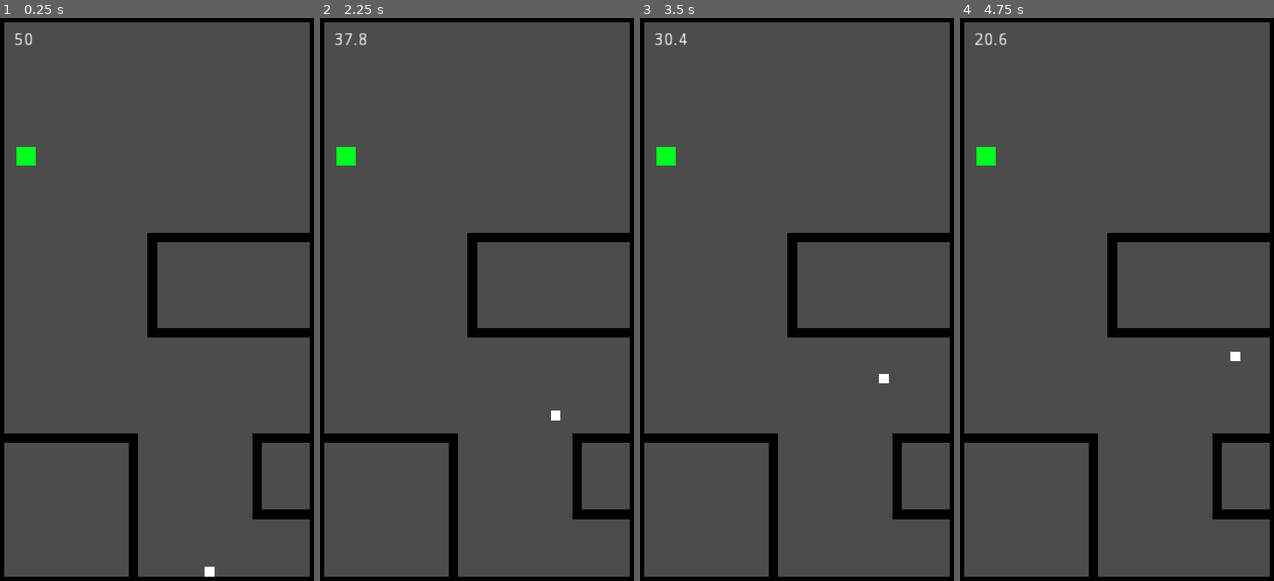
Above: before the commit, frames 1-4 (left to right).
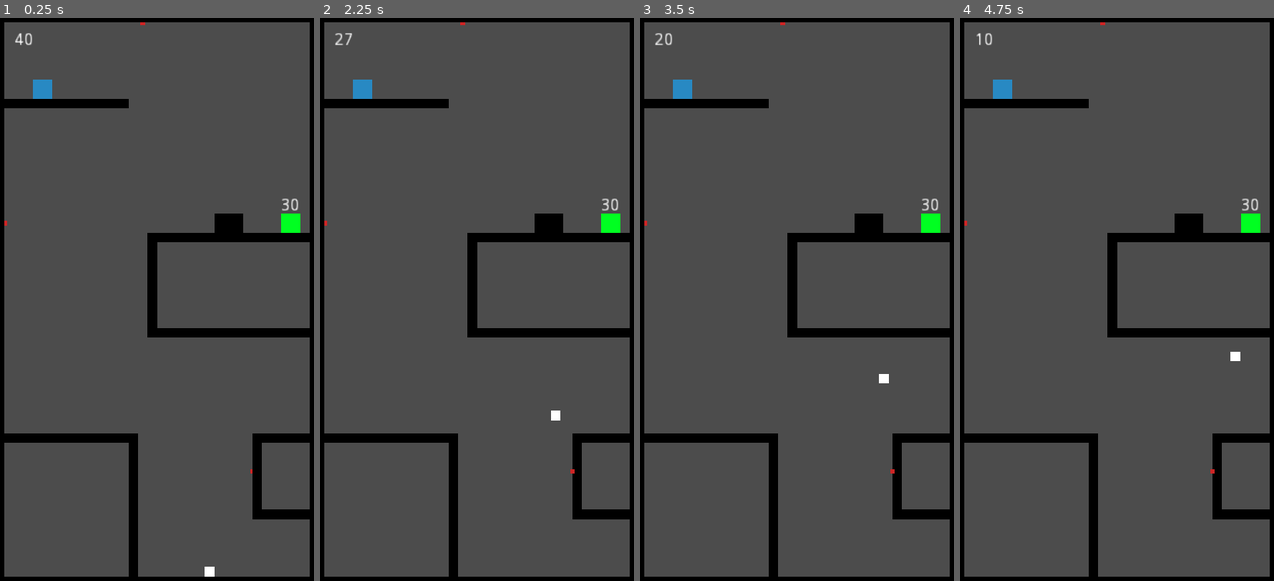
Above: after the commit, the same moments.

Repository: fijaniques/StarMan
Game: Godot game, scene res://Stages/BaseStage.tscn
Two runs of this game, one before a commit and one after it. Both use one fixed random seed, a clock stepped at 60 frames per second and the inputs below.
Inputs (mouse positions are in pixels of both pictures, inside the frame that each line leads up to):
- Up to frame 1 (0.25 s): no input
- Up to frame 2 (2.25 s): tap Enter at 0.5 s; move the mouse to (546, 271) at 0.52 s; press the mouse at (546, 271) at 0.53 s; move the mouse to (411, 327) at 1.27 s; release the mouse at (411, 327) at 1.28 s; click (411, 327) at 1.35 s; move the mouse to (508, 175) at 2.02 s; press the mouse at (508, 175) at 2.03 s
- Up to frame 3 (3.5 s): move the mouse to (781, 412) at 2.77 s; release the mouse at (781, 412) at 2.78 s; click (781, 412) at 2.85 s
- Up to frame 4 (4.75 s): tap Space at 3.5 s; move the mouse to (1211, 383) at 3.52 s; press the mouse at (1211, 383) at 3.53 s; move the mouse to (1019, 215) at 4.27 s; release the mouse at (1019, 215) at 4.28 s; click (1019, 215) at 4.35 s

The runs differ from the first frame. In frame 1, 1.7% of the frame differs, in the area x 1-96%, y 0-81%; in frame 2, 1.8%; in frame 3, 1.7%; in frame 4, 1.8%.

Commit message:
added laser system, hp system, showing fuel above pump

Diff:
--- a/Entities/Character/Character.gd
+++ b/Entities/Character/Character.gd
@@ -2,6 +2,7 @@
 
 const UP = Vector2.UP
 onready var Pos2d = get_tree().current_scene.get_node("GUI/Position")
+var laser = preload("res://Entities/Traps/Laser/Laser.tscn")
 
 #MOVEMENT
 var gravity : float = 1000
@@ -10,6 +11,7 @@
 var flySpeed : float = -500
 var jumpForce : float = -500
 var velocity = Vector2.ZERO
+var hp : int = 1
 
 var hVelocity : float = 0
 
@@ -18,7 +20,7 @@
 
 #FUEL
 var fuel : float
-var maxFuel : float = 50
+var maxFuel : float = 40
 
 func _ready():
 	fuel = maxFuel
@@ -28,6 +30,7 @@
 	_fly()
 	_jump()
 	_touch_input()
+	_handle_hp()
 
 func _motion(delta : float):
 	velocity.x = (touchPos.x / 200) * speed
@@ -58,3 +61,14 @@
 	else:
 		touching = false
 		touchPos.x = 0
+
+func _handle_hp():
+	if(hp <= 0):
+		get_tree().reload_current_scene()
+
+func _on_PlayerArea_area_entered(area):
+	if(area.is_in_group("Traps")):
+		hp -= 1
+
+	if(area.name == "Exit"):
+		get_tree().reload_current_scene()
--- a/Entities/Character/Character.tscn
+++ b/Entities/Character/Character.tscn
@@ -9,7 +9,7 @@
 [sub_resource type="RectangleShape2D" id=2]
 extents = Vector2( 16, 16 )
 
-[node name="Character" type="KinematicBody2D"]
+[node name="Character" type="KinematicBody2D" groups=["Character"]]
 collision_mask = 2
 script = ExtResource( 2 )
 
@@ -19,7 +19,9 @@
 [node name="CollisionShape2D" type="CollisionShape2D" parent="."]
 shape = SubResource( 1 )
 
-[node name="Area2D" type="Area2D" parent="."]
+[node name="PlayerArea" type="Area2D" parent="."]
 
-[node name="CollisionShape2D" type="CollisionShape2D" parent="Area2D"]
+[node name="CollisionShape2D" type="CollisionShape2D" parent="PlayerArea"]
 shape = SubResource( 2 )
+
+[connection signal="area_entered" from="PlayerArea" to="." method="_on_PlayerArea_area_entered"]
--- a/Entities/Objects/FuePump/FuelPump.gd
+++ b/Entities/Objects/FuePump/FuelPump.gd
@@ -1,6 +1,7 @@
 extends Area2D
 
 onready var character = get_parent().get_node("Character")
+onready var text = $RichTextLabel
 
 var totalFuel : float = 30
 var fuel: float
@@ -12,6 +13,7 @@
 
 func _process(delta):
 	_filling()
+	_text_label()
 
 func _on_FuelPump_area_entered(area):
 	charIn = true
@@ -25,3 +27,6 @@
 			print(fuel)
 			character.fuel += 0.5
 			fuel -= 0.5
+
+func _text_label():
+	text.text = str(int(fuel))
--- a/Entities/Objects/FuePump/FuelPump.tscn
+++ b/Entities/Objects/FuePump/FuelPump.tscn
@@ -18,5 +18,15 @@
 [node name="CollisionShape2D" type="CollisionShape2D" parent="."]
 shape = SubResource( 1 )
 
+[node name="RichTextLabel" type="RichTextLabel" parent="."]
+margin_left = -16.5
+margin_top = -42.5
+margin_right = 23.5
+margin_bottom = -2.5
+rect_scale = Vector2( 2, 2 )
+__meta__ = {
+"_edit_use_anchors_": false
+}
+
 [connection signal="area_entered" from="." to="." method="_on_FuelPump_area_entered"]
 [connection signal="area_exited" from="." to="." method="_on_FuelPump_area_exited"]
--- /dev/null
+++ b/Entities/Traps/Laser/Laser.gd
@@ -0,0 +1,12 @@
+extends Area2D
+
+var speed = 800
+var direction = Vector2.ZERO
+
+var damage : int = 1
+
+func _physics_process(delta):
+	position.y -= speed * delta
+
+func _on_Laser_body_entered(body):
+	queue_free()
--- /dev/null
+++ b/Entities/Traps/Laser/Laser.tscn
@@ -0,0 +1,23 @@
+[gd_scene load_steps=4 format=2]
+
+[ext_resource path="res://Sprites/Square.png" type="Texture" id=1]
+[ext_resource path="res://Entities/Traps/Laser/Laser.gd" type="Script" id=2]
+
+[sub_resource type="RectangleShape2D" id=1]
+extents = Vector2( 16, 3 )
+
+[node name="Laser" type="Area2D" groups=["Traps"]]
+rotation = 1.5708
+collision_layer = 8
+collision_mask = 5
+script = ExtResource( 2 )
+
+[node name="Sprite" type="Sprite" parent="."]
+modulate = Color( 0.568627, 0.117647, 0.796078, 1 )
+scale = Vector2( 1, 0.1875 )
+texture = ExtResource( 1 )
+
+[node name="CollisionShape2D" type="CollisionShape2D" parent="."]
+shape = SubResource( 1 )
+
+[connection signal="body_entered" from="." to="." method="_on_Laser_body_entered"]
--- /dev/null
+++ b/Entities/Traps/LaserGun/LaserGun.gd
@@ -0,0 +1,20 @@
+extends Sprite
+
+var laser = preload("res://Entities/Traps/Laser/Laser.tscn")
+var canCollide : bool
+
+func _physics_process(delta):
+	if($RayCast2D.is_colliding()):
+		if(canCollide):
+			_shoot_laser()
+			canCollide = false
+	else:
+		canCollide = true
+
+func _shoot_laser():
+	var laserInstance = laser.instance()
+	add_child(laserInstance)
+	laserInstance.position = $Position2D.position
+	var new_parent = get_tree().current_scene
+	get_parent().remove_child(self)
+	new_parent.add_child(self)
--- /dev/null
+++ b/Entities/Traps/LaserGun/LaserGun.tscn
@@ -0,0 +1,17 @@
+[gd_scene load_steps=3 format=2]
+
+[ext_resource path="res://Entities/Traps/LaserGun/LaserGun.gd" type="Script" id=1]
+[ext_resource path="res://Sprites/Square.png" type="Texture" id=2]
+
+[node name="LaserGun" type="Sprite"]
+modulate = Color( 0.807843, 0.14902, 0.14902, 1 )
+scale = Vector2( 0.5, 0.5 )
+texture = ExtResource( 2 )
+script = ExtResource( 1 )
+
+[node name="RayCast2D" type="RayCast2D" parent="."]
+enabled = true
+cast_to = Vector2( 0, -10000 )
+
+[node name="Position2D" type="Position2D" parent="."]
+position = Vector2( 0, -40 )
--- /dev/null
+++ b/Laser.gd
@@ -0,0 +1,14 @@
+extends Sprite
+
+var canCollide : bool
+
+func _physics_process(delta):
+	if($RayCast2D.is_colliding()):
+		if(canCollide):
+			print("OBA")
+			canCollide = false
+	else:
+		canCollide = true
+
+func _shoot_laser():
+	pass
--- a/Stages/BaseStage.gd
+++ b/Stages/BaseStage.gd
@@ -10,4 +10,4 @@
 	$GUI/Position.position = Vector2(midScreen, 0)
 
 func _process(delta):
-	GUI.get_node("Fuel").text = str(get_tree().current_scene.get_node("Character").fuel)
+	GUI.get_node("Fuel").text = str(int(get_tree().current_scene.get_node("Character").fuel))
--- a/Stages/BaseStage.tscn
+++ b/Stages/BaseStage.tscn
@@ -1,18 +1,37 @@
-[gd_scene load_steps=5 format=2]
+[gd_scene load_steps=8 format=2]
 
 [ext_resource path="res://Entities/Objects/FuePump/FuelPump.tscn" type="PackedScene" id=1]
 [ext_resource path="res://Entities/TileSets/Tiles.tscn" type="PackedScene" id=2]
 [ext_resource path="res://Entities/Character/Character.tscn" type="PackedScene" id=3]
 [ext_resource path="res://Stages/BaseStage.gd" type="Script" id=4]
+[ext_resource path="res://Entities/Traps/LaserGun/LaserGun.tscn" type="PackedScene" id=5]
+[ext_resource path="res://Sprites/Square.png" type="Texture" id=6]
+
+[sub_resource type="RectangleShape2D" id=1]
+extents = Vector2( 16, 16 )
 
 [node name="BaseStage" type="Node2D"]
 script = ExtResource( 4 )
 
+[node name="Traps" type="Node2D" parent="."]
+
+[node name="LaserGun" parent="Traps" instance=ExtResource( 5 )]
+position = Vector2( 864, 1536 )
+rotation = -1.5708
+
+[node name="LaserGun2" parent="Traps" instance=ExtResource( 5 )]
+position = Vector2( 496, 32 )
+rotation = 3.14159
+
+[node name="LaserGun3" parent="Traps" instance=ExtResource( 5 )]
+position = Vector2( 32, 704 )
+rotation = 1.5708
+
 [node name="Tiles" parent="." instance=ExtResource( 2 )]
-tile_data = PoolIntArray( 0, 0, 0, 1, 0, 0, 2, 0, 0, 3, 0, 0 …(496 unchanged characters)… , 0, 0, 524321, 0, 0, 589824, 0, 0, 589857, 0, 0, 655360, 0, 0, 655393, 0, 0, 720896, 0, 0, 720929, 0, 0, 786432, 0, 0, 786465, 0, 0, 851968, 0, 0, 852001, 0, 0, 917504, 0, 0, 917537, 0, 0, 983040, 0, 0, 983073, 0, 0, 1048576, 0, 0, 1048609, 0, 0, 1114112, 0, 0, 1114145, 0, 0, 1179648, 0, 0, 1179681, 0, 0, 1245184, 0, 0, 1245217, 0, 0, 1310720, 0, 0, 1310753, 0, 0, 1376256, 0, 0, 1376289, 0, 0, 1441792, 0, 0, 1441825, 0, 0, 1507328, 0, 0, 15 …(2923 unchanged characters)…
+tile_data = PoolIntArray( 0, 0, 0, 1, 0, 0, 2, 0, 0, 3, 0, 0 …(496 unchanged characters)… , 0, 0, 524321, 0, 0, 589824, 0, 0, 589825, 0, 0, 589826, 0, 0, 589827, 0, 0, 589828, 0, 0, 589829, 0, 0, 589830, 0, 0, 589831, 0, 0, 589832, 0, 0, 589833, 0, 0, 589834, 0, 0, 589835, 0, 0, 589836, 0, 0, 589837, 0, 0, 589857, 0, 0, 655360, 0, 0, 655393, 0, 0, 720896, 0, 0, 720929, 0, 0, 786432, 0, 0, 786465, 0, 0, 851968, 0, 0, 852001, 0, 0, 917504, 0, 0, 917537, 0, 0, 983040, 0, 0, 983073, 0, 0, 1048576, 0, 0, 1048609, 0, 0, 1114112, 0, 0, 1114145, 0, 0, 1179648, 0, 0, 1179681, 0, 0, 1245184, 0, 0, 1245217, 0, 0, 1310720, 0, 0, 1310753, 0, 0, 1376256, 0, 0, 1376279, 0, 0, 1376280, 0, 0, 1376281, 0, 0, 1376289, 0, 0, 1441792, 0, 0, 1441815, 0, 0, 1441816, 0, 0, 1441817, 0, 0, 1441825, 0, 0, 1507328, 0, 0, 15 …(2923 unchanged characters)…
 
 [node name="FuelPump" parent="." instance=ExtResource( 1 )]
-position = Vector2( 104, 480 )
+position = Vector2( 992, 704 )
 
 [node name="Character" parent="." instance=ExtResource( 3 )]
 position = Vector2( 720, 1872 )
@@ -31,4 +50,14 @@
 
 [node name="Position" type="Position2D" parent="GUI"]
 
-[node name="Traps" type="Node2D" parent="."]
+[node name="Exit" type="Area2D" parent="."]
+modulate = Color( 0.160784, 0.541176, 0.768627, 1 )
+position = Vector2( 160, 256 )
+scale = Vector2( 2, 2 )
+collision_layer = 0
+
+[node name="Sprite" type="Sprite" parent="Exit"]
+texture = ExtResource( 6 )
+
+[node name="CollisionShape2D" type="CollisionShape2D" parent="Exit"]
+shape = SubResource( 1 )
--- a/project.godot
+++ b/project.godot
@@ -131,6 +131,7 @@
 2d_physics/layer_1="Character"
 2d_physics/layer_2="FuelPump"
 2d_physics/layer_3="Tiles"
+2d_physics/layer_4="Traps"
 
 [physics]
 
Not shown, added: export_presets.cfg
